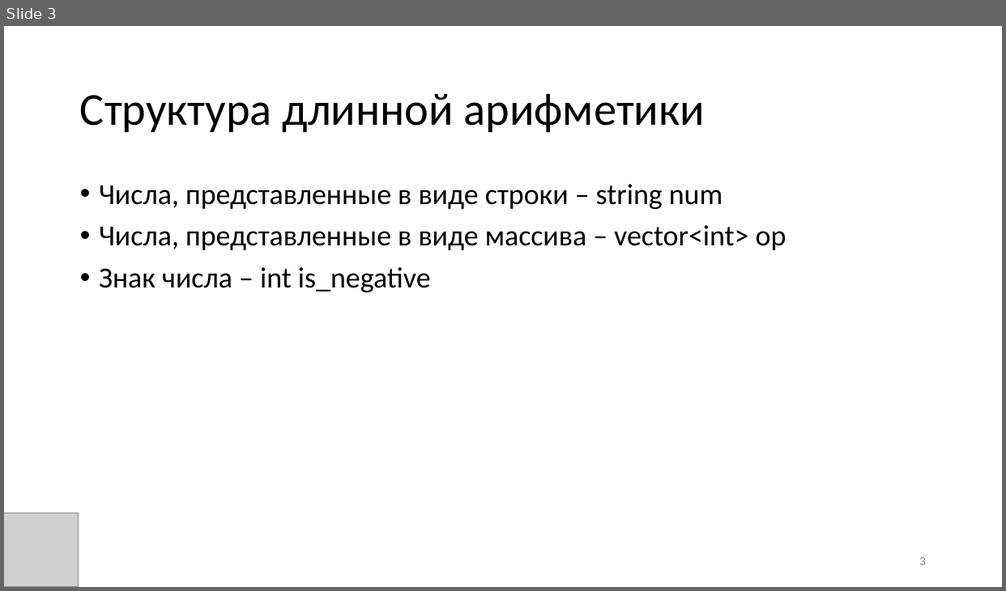
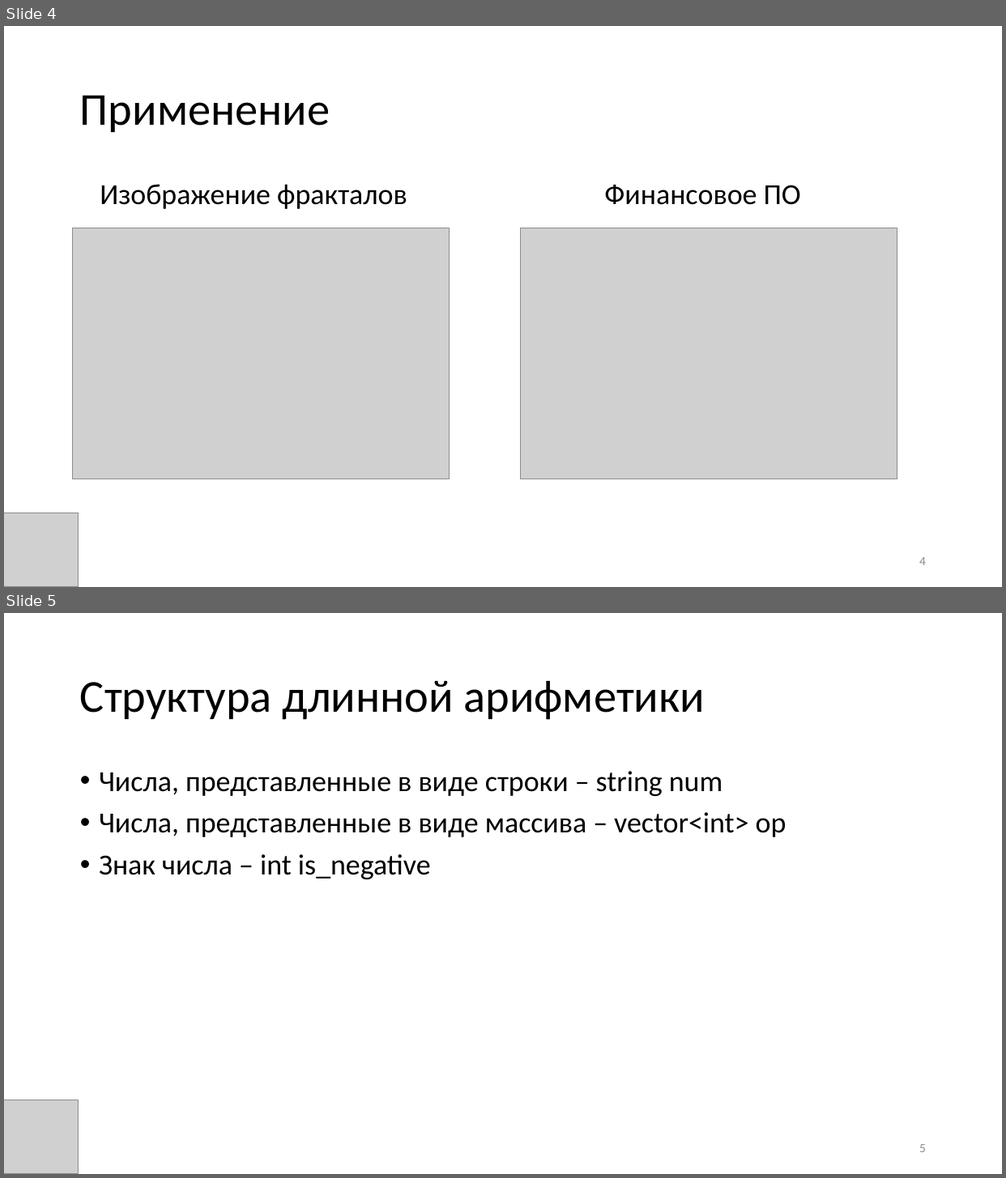
Before and after one commit to candyliving/fefu_long_arithmetic, a slide deck: Эффективная длинная арифметика.pptx. Shown one above the other, each under a label of ours: slide 3 before the commit, slides 4 and 5 after it. The pictures are 1006x591 and 1006x1178 pixels, drawn with LibreOffice and Linux fonts; fonts in the diff are those of the drawing; grey boxes stand for pictures. Boxes give left, top, right and bottom in pixels: in the first picture for what was removed or moved away, otherwise in the second. Text is boxed around its words. In the diff, an @@ line names an element or a change of style, - is before the commit and + after.

```diff
--- a/Эффективная длинная арифметика.pptx
+++ b/Эффективная длинная арифметика.pptx
@@ slide 4 added at (4, 26, 1002, 587), background #FFFFFF @@
@@ title added at (80, 95, 330, 132), 44 pt, text #000000 @@
+Применение
@@ text added at (100, 184, 801, 209), 28 pt, text #000000 @@
+Изображение фракталов Финансовое ПО
@@ picture added at (73, 228, 450, 480) @@
@@ picture added at (521, 228, 897, 480) @@
@@ picture added at (4, 514, 78, 587) @@
@@ page number added at (919, 557, 926, 565), 12 pt, text #8C8C8C @@
+4
@@ what was slide 3 is now slide 5 @@
@@ page number at (919, 1144, 926, 1152): text changed @@
-3
+5
```
Also in this commit, not shown: 4 slides changed, 1 other slide added.
